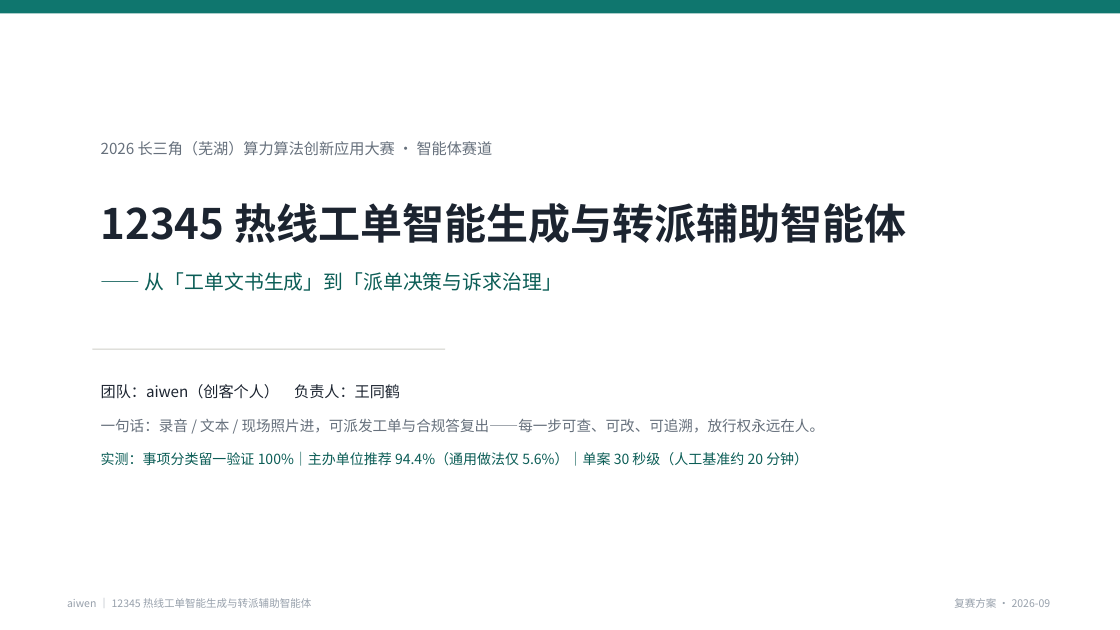
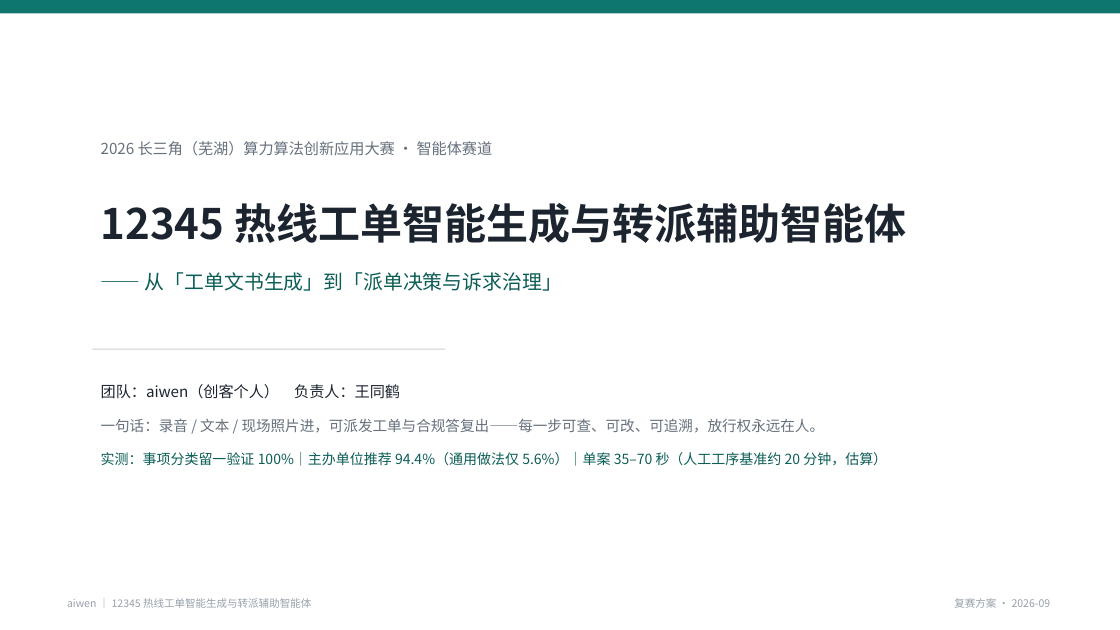
Before and after one commit to allen-iwen/12345Agent-, a slide deck: slide 1 of docs/competition/02_复赛方案.pptx. Drawn at 1120x630 pixels with LibreOffice and Linux fonts; fonts in the diff are those of the drawing. Boxes give left, top, right and bottom in pixels: in the first picture for what was removed or moved away, otherwise in the second. Text is boxed around its words. In the diff, an @@ line names an element or a change of style, - is before the commit and + after.

Commit message:
一键全量验证 + 验证报告 + 指标口径核对（消除过度宣称）
verify_all.py：一条命令跑完 17 项验证并生成可交评委的证据报告
- 覆盖服务级（五支柱/合规/时限/交叉复核/图片受理）、接口级（流转/RBAC/wiki/阶段A端到端）、
  单元测试、三项评测（分类 LOO / 派单对照 / 图片识别）、四项界面测试
- 报告含：时间戳与耗时、运行环境（密钥脱敏）、每项判定与关键输出、指标口径说明（备追问）
- 支持 --fast 跳过耗时项
- 本次实跑：**17/17 全部通过**，耗时约 5.1 分钟 → docs/competition/08_验证报告.md

修复两处「测试断言缺陷」（均为测试设计问题，非产品缺陷）
- verify_image_intake：原断言用模型自报 severity 分支，而系统按**险种**定级
  （hazard=true/severity=一般 时仍正确升特急）→ 改为按 hazard 分支并断言「标注图片证据来源」；
  安全提示断言改为仅在确属隐患/急件时要求（一般件不强制）
- 修复后连跑 3 次稳定通过（覆盖 3 种置信度取值）

指标核对（发现并修正过度宣称）
- 实测单案 34.5s / 68.5s（DeepSeek 默认配置，五节点全链路）
- PPT 原写「单案 30 秒级」偏乐观 → 改为「35–70 秒（实测 34.5s / 68.5s，随模型延迟波动）」，
  人工基准明确标注为工序估算（8′+4′+8′）；视频脚本同步对齐

```diff
--- a/docs/competition/02_复赛方案.pptx
+++ b/docs/competition/02_复赛方案.pptx
@@ text at (x1=101, y1=451, x2=887, y2=466): text changed @@
-实测：事项分类留一验证 100%｜主办单位推荐 94.4%（通用做法仅 5.6%）｜单案 30 秒级（人工基准约 20 分钟）
+实测：事项分类留一验证 100%｜主办单位推荐 94.4%（通用做法仅 5.6%）｜单案 35–70 秒（人工工序基准约 20 分钟，估算）
```
Also in this commit, not shown: 1 other slide changed, 6 other files.
